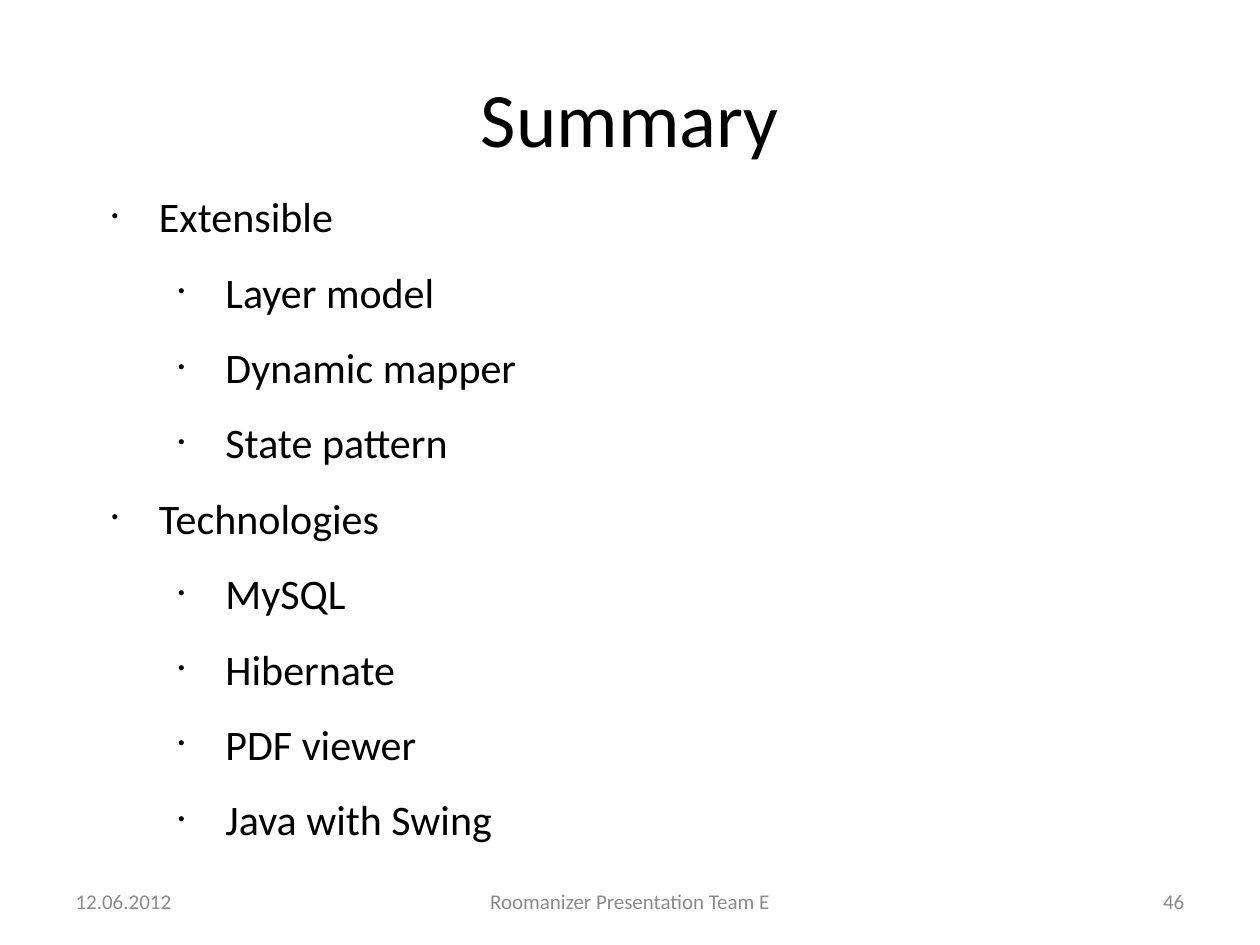
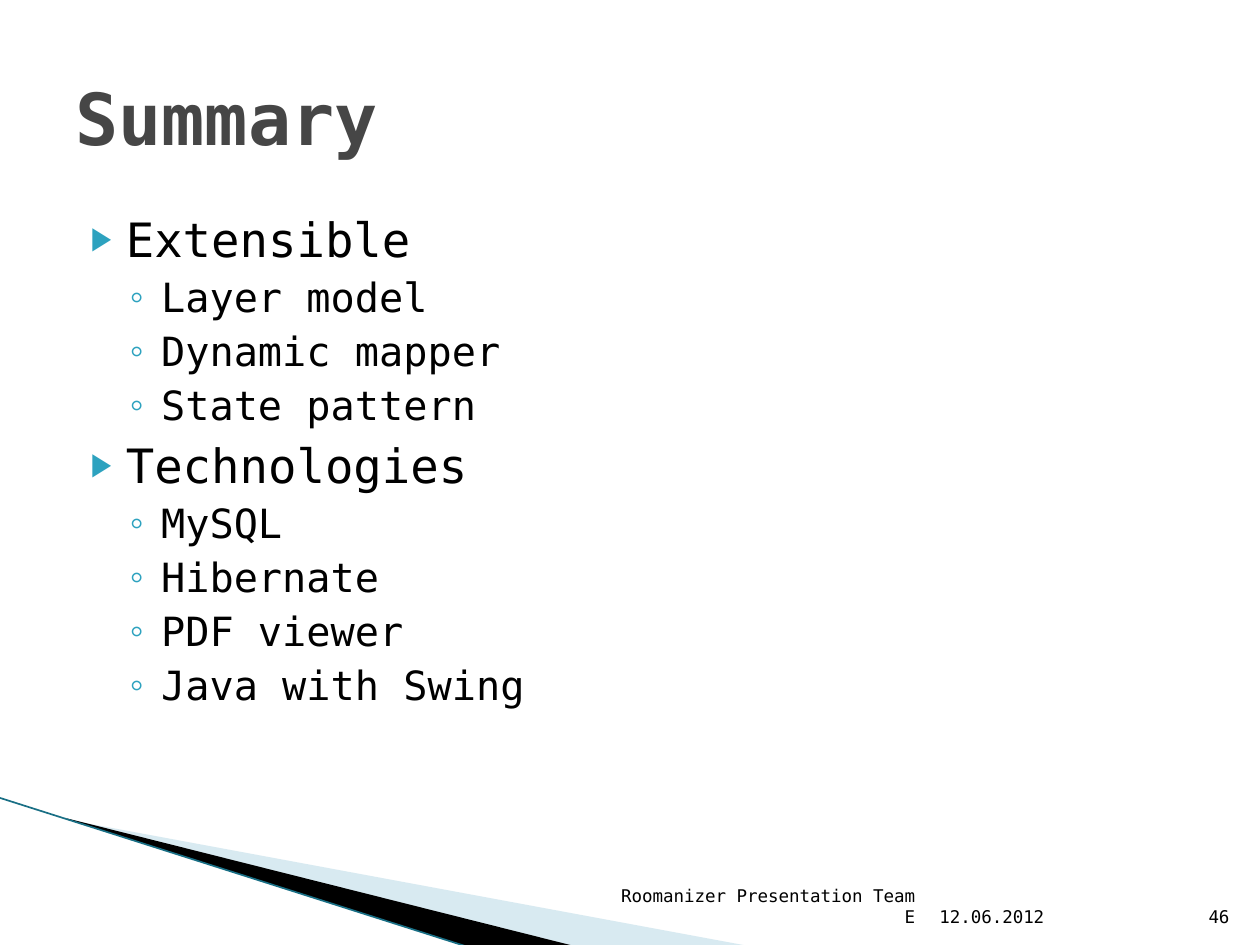
Before and after one commit to markusmo/HotelSoftware, a slide deck: slide 46 of Documentation/Praesentation/PresentationRoomanizer.pptx. Drawn at 1260x945 pixels with LibreOffice and Linux fonts; fonts in the diff are those of the drawing; background and template pictures are left out. Boxes give left, top, right and bottom in pixels: in the first picture for what was removed or moved away, otherwise in the second. Text is boxed around its words. In the diff, an @@ line names an element or a change of style, - is before the commit and + after.

```diff
--- a/Documentation/Praesentation/PresentationRoomanizer.pptx
+++ b/Documentation/Praesentation/PresentationRoomanizer.pptx
@@ title "Summary" at [75, 91, 377, 160]: size 44 to 41 pt, font Calibri to DejaVu Sans Mono, text colour #000000 to #464646, bold on; alignment centre to left @@
@@ text "Extensible": place and size @@
-text "Extensible" at [159, 202, 516, 843]
+text "Extensible" at [126, 220, 524, 709]
@@ text "Extensible" at [126, 220, 524, 709]: size 24 to 27 pt in "Extensible", "Technologies"; font Calibri to DejaVu Sans Mono; size 24 to 23 pt in "Layer model", "Dynamic mapper", "State pattern", "MySQL" and 3 more places; bullet • to ▶; less space between paragraphs; bullet • to ◦; list level 3 to 2 in "Layer model"; list level 3 to 2 in "Dynamic mapper"; list level 3 to 2 in "State pattern"; list level 3 to 2 in "MySQL"; list level 3 to 2 in "Hibernate"; list level 3 to 2 in "PDF viewer"; list level 3 to 2 in "Java with Swing" @@
@@ line added from (0, 798) to (467, 945), #97C5D8 0.95 pt @@
@@ freeform shape added at [67, 818, 576, 945], fill #000000 @@
@@ freeform shape added at [69, 819, 750, 945], fill #A0CBDC at 40% opacity @@
@@ text "Roomanizer Presentation Team E": place and size @@
-text "Roomanizer Presentation Team E" at [490, 894, 769, 909]
+text "Roomanizer Presentation Team E" at [621, 888, 916, 923]
@@ text "Roomanizer Presentation Team E" at [621, 888, 916, 923]: size 12 to 10 pt, font Calibri to DejaVu Sans Mono, text colour #8C8C8C to #000000; alignment centre to right; vertical alignment middle to bottom @@
@@ text "12.06.2012" at [939, 910, 1044, 924]: size 12 to 10 pt, font Calibri to DejaVu Sans Mono, text colour #8C8C8C to #000000; vertical alignment middle to bottom @@
@@ text "12.06.2012": place and size @@
-text "12.06.2012" at [76, 895, 172, 909]
+text "12.06.2012" at [939, 910, 1044, 924]
@@ page number: place and size @@
-page number at [1163, 895, 1184, 909]
+page number at [1209, 910, 1230, 924]
@@ page number at [1209, 910, 1230, 924]: size 12 to 10 pt, font Calibri to DejaVu Sans Mono, text colour #8C8C8C to #000000; vertical alignment middle to bottom @@
```
Also in this commit, not shown: 46 other slides changed.
